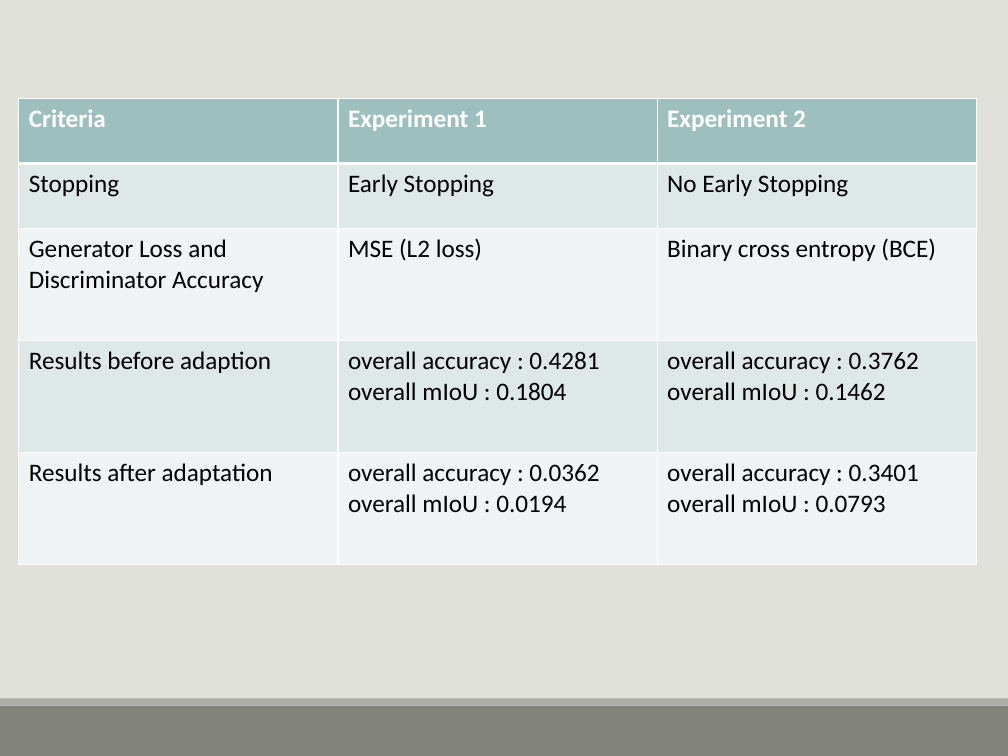
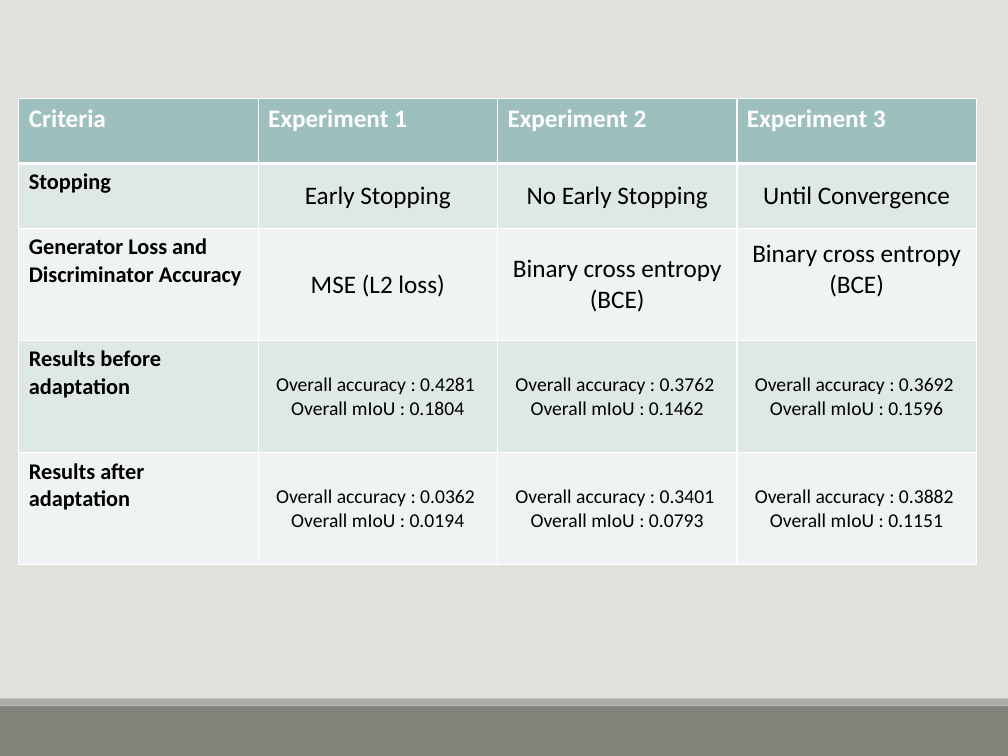
Before and after one commit to BRAIN-Lab-AI/AeroAdapt-GAN, a slide deck: slide 12 of AeroAdaptGAN_Presentation-FINAL.pptx. Drawn at 1008x756 pixels with LibreOffice and Linux fonts; fonts in the diff are those of the drawing. Boxes give left, top, right and bottom in pixels: in the first picture for what was removed or moved away, otherwise in the second. Text is boxed around its words. In the diff, an @@ line names an element or a change of style, - is before the commit and + after.

```diff
--- a/AeroAdaptGAN_Presentation-FINAL.pptx
+++ b/AeroAdaptGAN_Presentation-FINAL.pptx
@@ table at (19,99,979,565) @@
-column 1: Criteria | Stopping | Generator Loss and Discriminator Accuracy | Results before adaption | Results after adaptation
-column 2: Experiment 1 | Early Stopping | MSE (L2 loss) | overall accuracy : 0.4281 overall mIoU : 0.1804 | overall accuracy : 0.0362 overall mIoU : 0.0194
-column 3: Experiment 2 | No Early Stopping | Binary cross entropy (BCE) | overall accuracy : 0.3762 overall mIoU : 0.1462 | overall accuracy : 0.3401 overall mIoU : 0.0793
+column 1: Criteria | Stopping | Generator Loss and Discriminator Accuracy | Results before adaptation | Results after adaptation
+column 2: Experiment 1 | Early Stopping | MSE (L2 loss) | Overall accuracy : 0.4281 / Overall mIoU : 0.1804 | Overall accuracy : 0.0362 / Overall mIoU : 0.0194
+column 3: Experiment 2 | No Early Stopping | Binary cross entropy (BCE) | Overall accuracy : 0.3762 / Overall mIoU : 0.1462 | Overall accuracy : 0.3401 / Overall mIoU : 0.0793
+column 4: Experiment 3 | Until Convergence | Binary cross entropy (BCE) | Overall accuracy : 0.3692 / Overall mIoU : 0.1596 | Overall accuracy : 0.3882 / Overall mIoU : 0.1151
```
